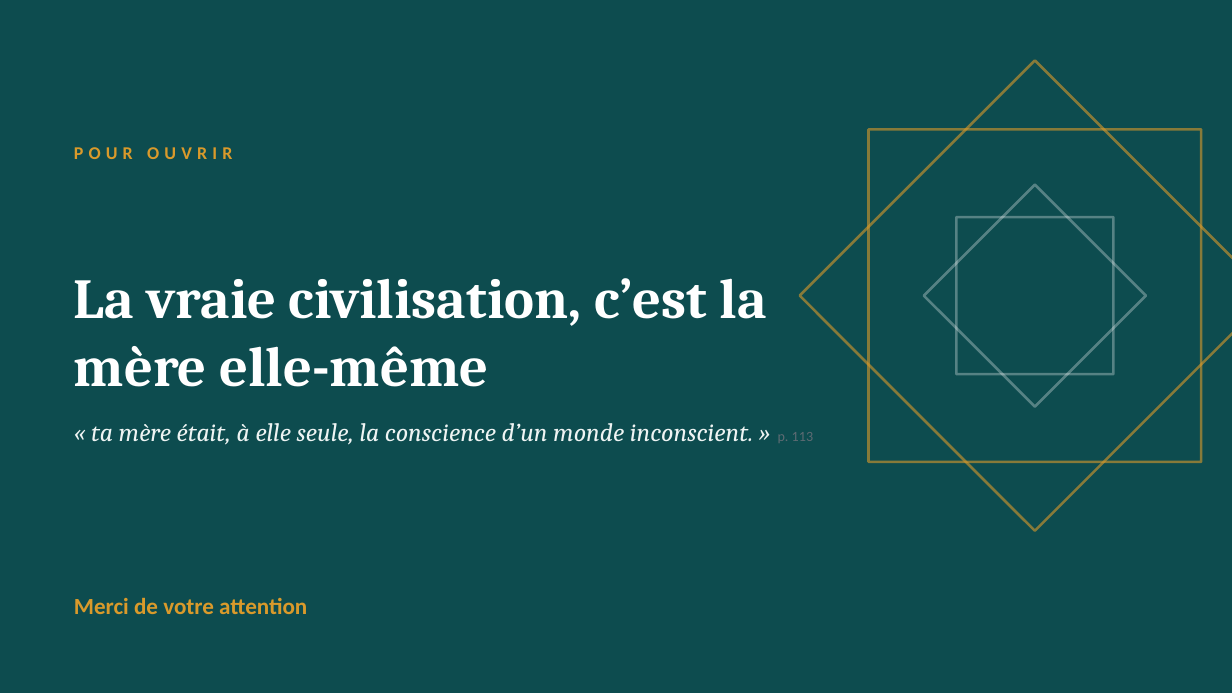
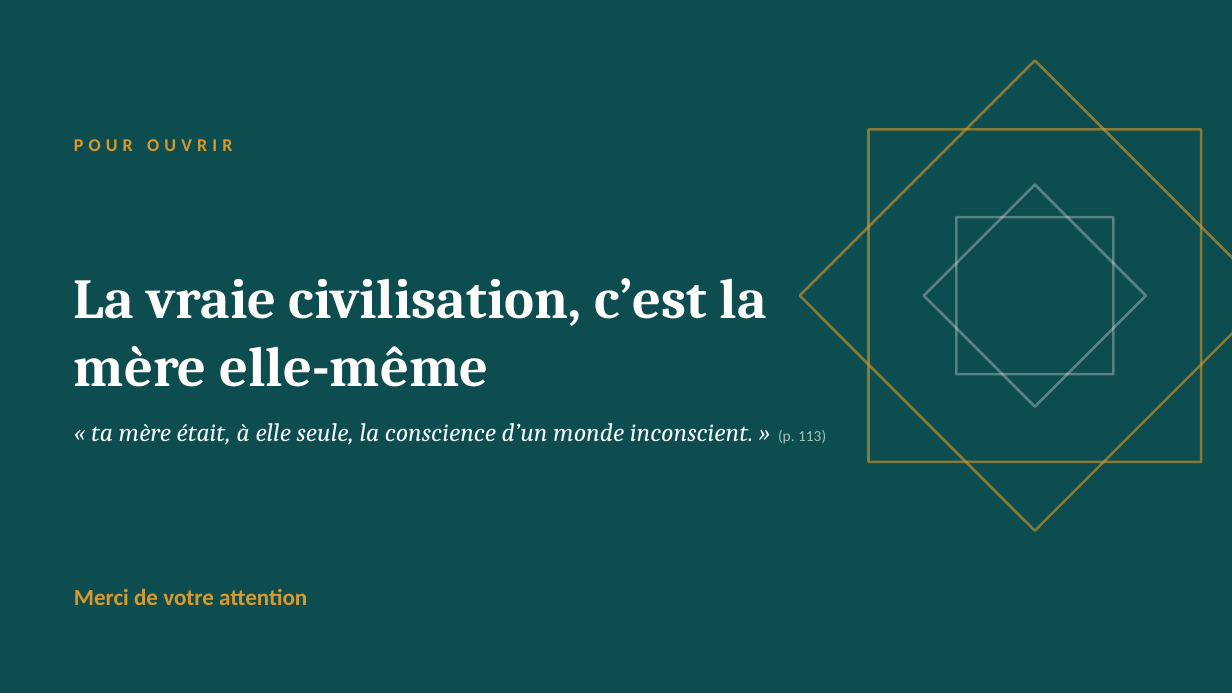
Before and after one commit to Veynoris/Francais-work, a slide deck: slide 23 of output/G4_Presentation.pptx. Drawn at 1232x693 pixels with LibreOffice and Linux fonts; fonts in the diff are those of the drawing. Boxes give left, top, right and bottom in pixels: in the first picture for what was removed or moved away, otherwise in the second. Text is boxed around its words. In the diff, an @@ line names an element or a change of style, - is before the commit and + after.

```diff
--- a/output/G4_Presentation.pptx
+++ b/output/G4_Presentation.pptx
@@ text "POUR OUVRIR" at (x1=74, y1=139, x2=232, y2=151): vertical alignment middle to top @@
@@ text at (x1=91, y1=423, x2=826, y2=445): text changed; text colour #EEF4F3 to #F2F6F6 @@
-« ta mère était, à elle seule, la conscience d’un monde inconscient. » p. 113
+« ta mère était, à elle seule, la conscience d’un monde inconscient. » (p. 113)
@@ text "Merci de votre attention" at (x1=74, y1=588, x2=307, y2=605): vertical alignment middle to top @@
```
Also in this commit, not shown: 22 other slides changed, 2 other files.
